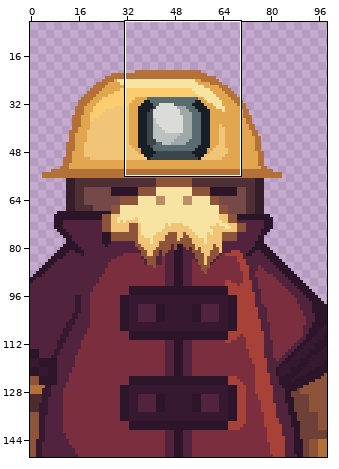
One commit to this pixel-art file: Personal_Jessica/Personaje/GanderPortrait.aseprite. Above: a wide view before the commit, with the close-up outlined.
Close-up. Before the edit:
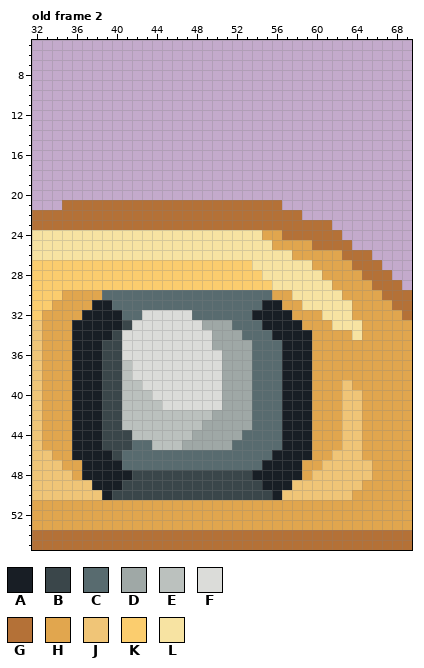
99x150 pixels, 2 frames. Colours within 5 levels of each other are drawn and written as one. Shown: old frame 2: x 32..69, y 5..55. The wide view leaves out empty margins. The commit also changed other frames or places, which this record leaves out.
Palette (. is transparent): A #181e25  B #3a464a  C #586b6f  D #9fa8a6  E #bbc1be  F #dbdcd9  G #b47137  H #e1a64e  J #f0c577  K #fbcd6e  L #f7e3a2
Pixels before, old frame 2, first column x 32:
21 ...GGGGGGGGGGGGGGGGGGGGGG.............
22 GGGGGGGGGGGGGGGGGGGGGGGGGGG...........
23 GGGGGGGGGGGGGGGGGGGGGGGGGGGGGG........
24 LLLLLLLLLLLLLLLLLLLLLLLHHGGGGGG.......
25 LLLLLLLLLLLLLLLLLLLLLLLLHHHHGGGG......
26 LLLLLLLLLLLLLLLLLLLLLLLLLLHHHHHGGG....
27 KKKKKKKKKKKKKKKKKKKKKKLLLLLLHHHHGGG...
28 KKKKKKKKKKKKKKKKKKKKKKKLLLLLLHHHHGGG..
29 KKKKKKKKKKKKKKKKKKKKKKKKLLLLLLHHHHGGG.
30 KKKHHHHCCCCCCCCCCCCCCCCCHHLLLLLHHHHGGG
31 KKHHHHAACCCCCCCCCCCCCCCAAHHLLLLLHHHHGG
32 KHHHHAAAACCFFFFFCCCCCCAAAAHHHLLLHHHHHG
33 JHHHAAAAABFFFFFFFDDDCCCAAAAHHHLLLHHHHH
34 JHHHAAAABFFFFFFFFFDDDCCCAAAAHHHHLHHHHH
35 JHHHAAABBFFFFFFFFFDDDDCCCAAAHHHHHHHHHH
36 JHHHAAABBFFFFFFFFFFDDDCCCAAAHHHHHHHHHH
37 JHHHAAABBEFFFFFFFFFDDDCCCAAAHHHHHHHHHH
38 JHHHAAABBEFFFFFFFFFDDDCCCAAAHHHHHHHHHH
39 JHHHAAABBEEFFFFFFFFDDDCCCAAAHHHJHHHHHH
40 JHHHAAABBEEEFFFFFFFDDDCCCAAAHHHJJHHHHH
41 JHHHAAABBEEEEFFFFFFDDDCCCAAAHHHJJHHHHH
42 JHHHAAABBEEEEEEEEEDDDDCCCAAAHHHJJHHHHH
43 JHHHAAABBEEEEEEEEDDDDDCCCAAAHHHJJHHHHH
44 JHHHAAABBBEEEEEEDDDDDCCCCAAAHHHJJHHHHH
45 JHHHAAABBBCCEEEDDDDDCCCCCAAAHHHJJHHHHH
46 JJHHAAAABCCCCCCCCCCCCCCCAAAAHHJJJHHHHH
47 JJJHHAAAACCCCCCCCCCCCCCAAAAHHJJJJJHHHH
48 JJJJHAAAAABBBBBBBBBBBBAAAAAHJJJJJJHHHH
49 JJJJJJAAABBBBBBBBBBBBBBAAAJJJJJJJHHHHH
50 JJJJJJJABBBBBBBBBBBBBBBBAJJJJJJJHHHHHH
51 HHHHHHHHHHHHHHHHHHHHHHHHHHHHHHHHHHHHHH
52 HHHHHHHHHHHHHHHHHHHHHHHHHHHHHHHHHHHHHH
53 HHHHHHHHHHHHHHHHHHHHHHHHHHHHHHHHHHHHHH
54 GGGGGGGGGGGGGGGGGGGGGGGGGGGGGGGGGGGGGG
55 GGGGGGGGGGGGGGGGGGGGGGGGGGGGGGGGGGGGGG
The same view after the edit:
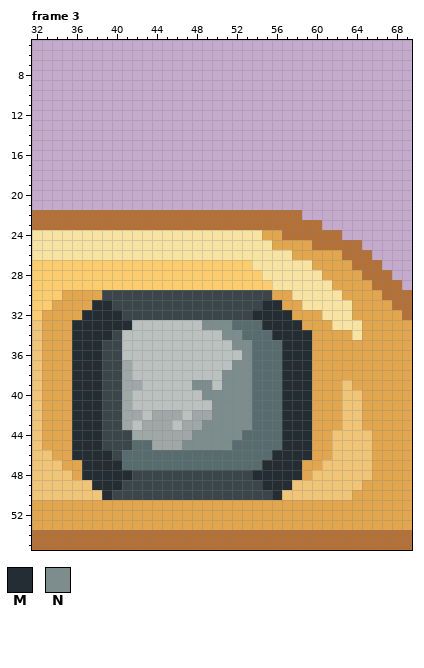
Colours new in this view: M #232d33  N #7d8c8c
A new or re-ordered frame is compared with the old frame closest to it.
Edits made:
frames 2 -> 3
Frame 3 is new; against old frame 2:
y 21: x 35..56 GGGGGGGGGGGGGGGGGGGGGG -> ......................
y 23: x 61 G -> .
y 25: x 64 . -> G
y 30: x 39..55 CCCCCCCCCCCCCCCCC -> BBBBBBBBBBBBBBBBB
y 31: x 38..56 AACCCCCCCCCCCCCCCAA -> MMBBBBBBBBBBBBBBBMM
y 32: x 37..57 AAAACCFFFFFCCCCCCAAAA -> MMMMBBBBBBBBBBBBBMMMM
y 33: x 36..51 AAAAABFFFFFFFDDD -> MMMMMMEEEEEEENNN; x 55..58 AAAA -> MMMM
y 34: x 36..39 AAAA -> MMMM; x 41..52 FFFFFFFFFDDD -> EEEEEEEEEENN; x 56..59 AAAA -> MMMM
y 35: x 36..38 AAA -> MMM; x 41..53 FFFFFFFFFDDDD -> EEEEEEEEEEENN; x 57..59 AAA -> MMM
y 36: x 36..38 AAA -> MMM; x 41..53 FFFFFFFFFFDDD -> EEEEEEEEEEEEN; x 57..59 AAA -> MMM
y 37: x 36..38 AAA -> MMM; x 41..53 EFFFFFFFFFDDD -> DEEEEEEEEEENN; x 57..59 AAA -> MMM
y 38: x 36..38 AAA -> MMM; x 41..53 EFFFFFFFFFDDD -> DEEEEEEEEENNN; x 57..59 AAA -> MMM
y 39: x 36..38 AAA -> MMM; x 41..53 EEFFFFFFFFDDD -> DDEEEEENNENNN; x 57..59 AAA -> MMM
y 40: x 36..38 AAA -> MMM; x 41 E -> D; x 44..53 FFFFFFFDDD -> EEEEENNNNN; x 57..59 AAA -> MMM
y 41: x 36..38 AAA -> MMM; x 41 E -> D; x 45..53 FFFFFFDDD -> EEEEENNNN; x 57..59 AAA -> MMM
y 42: x 36..38 AAA -> MMM; x 41..42 EE -> DD; x 44..46 EEE -> DDD; x 48..53 EEDDDD -> DDNNNN; x 57..59 AAA -> MMM
y 43: x 36..38 AAA -> MMM; x 41 E -> D; x 43..45 EEE -> DDD; x 47..53 EEDDDDD -> DDNNNNN; x 57..59 AAA -> MMM
y 44: x 36..38 AAA -> MMM; x 42..52 EEEEEEDDDDD -> DDDDDDNNNNN; x 57..59 AAA -> MMM; x 62 H -> J; x 65 H -> J
y 45: x 36..38 AAA -> MMM; x 44..51 EEEDDDDD -> DDDNNNNN; x 57..59 AAA -> MMM; x 62 H -> J; x 65 H -> J
y 46: x 36..39 AAAA -> MMMM; x 56..59 AAAA -> MMMM; x 65 H -> J
y 47: x 37..40 AAAA -> MMMM; x 55..58 AAAA -> MMMM
y 48: x 37..41 AAAAA -> MMMMM; x 54..58 AAAAA -> MMMMM
y 49: x 38..40 AAA -> MMM; x 55..57 AAA -> MMM
y 50: x 39 A -> M; x 56 A -> M
Changed places in both close-ups, as pixel boxes (x1, y1, x2, y2):
changed: (62, 200, 362, 250)
changed: (72, 290, 372, 500)
